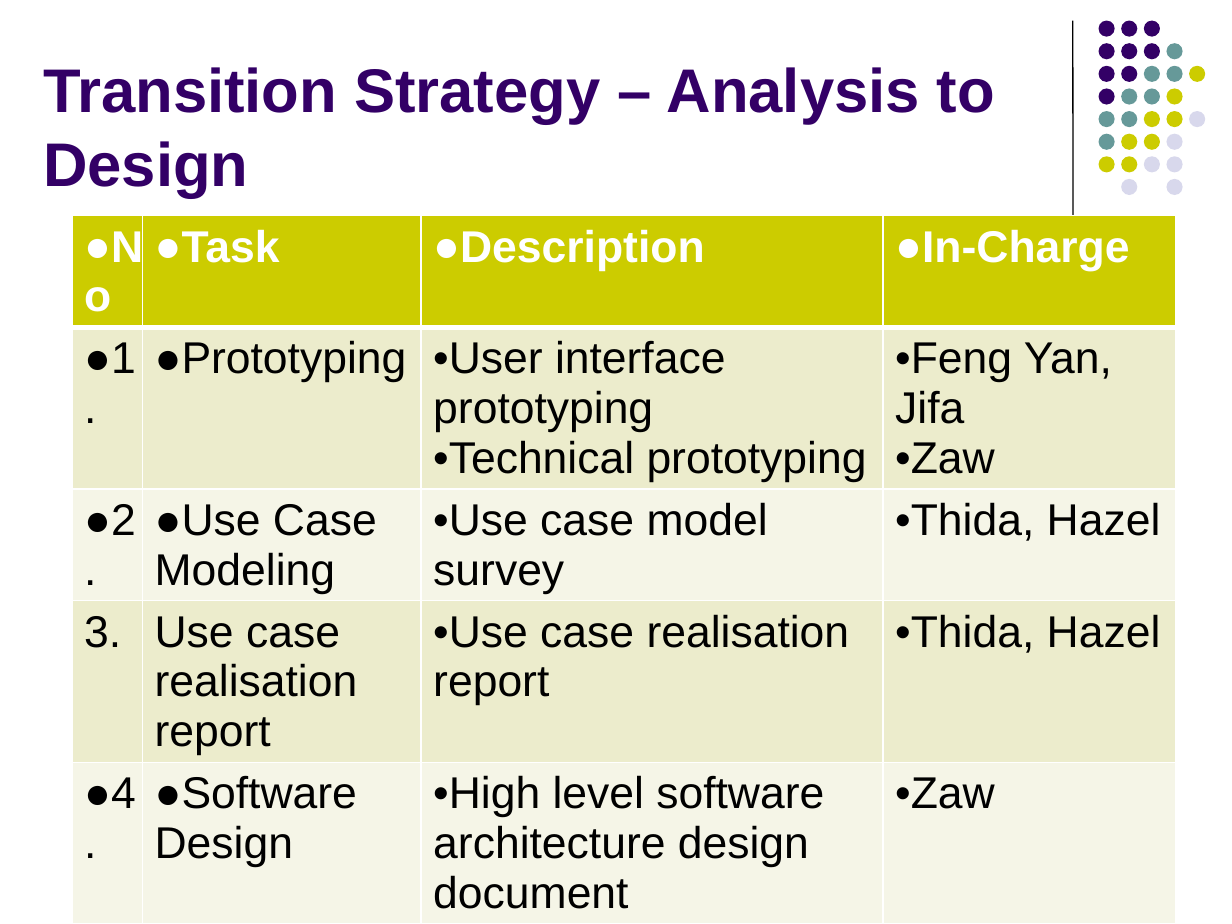
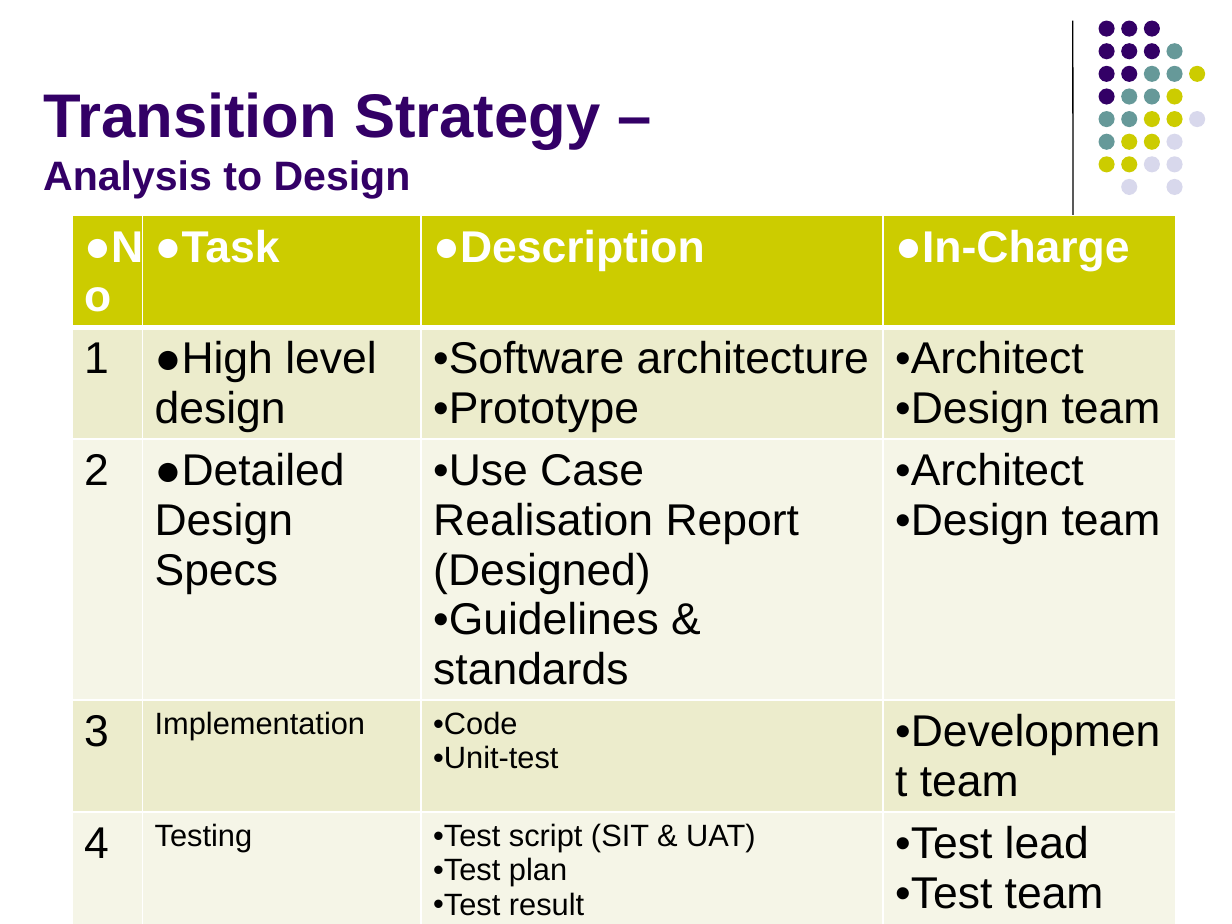
Before and after one commit to imireasa/mtech-se18-t08s, a slide deck: slide 19 of docs/W-9 Working Document/W-9.3 Presentation Slides/Phase 2/vms_presentation_2_v0.1.pptx (slide 22 before the commit). Drawn at 1232x924 pixels with LibreOffice and Linux fonts; fonts in the diff are those of the drawing. Boxes give left, top, right and bottom in pixels: in the first picture for what was removed or moved away, otherwise in the second. Text is boxed around its words. In the diff, an @@ line names an element or a change of style, - is before the commit and + after.

```diff
--- a/docs/W-9 Working Document/W-9.3 Presentation Slides/Phase 2/vms_presentation_2_v0.1.pptx
+++ b/docs/W-9 Working Document/W-9.3 Presentation Slides/Phase 2/vms_presentation_2_v0.1.pptx
@@ title "Transition Strategy – Analysis to ..." at box(43, 92, 600, 199): size 36 to 24 pt in "Analysis to Design" @@
@@ table at box(71, 216, 1175, 920) @@
-row 2: 1. | Prototyping | User interface prototyping / Technical prototyping | Feng Yan, Jifa / Zaw
-row 3: 2. | Use Case Modeling | Use case model survey | Thida, Hazel
-row 4: 3. | Use case realisation report | Use case realisation report | Thida, Hazel
-row 5: 4. | Software Design | High level software architecture design document | Zaw
-row 6: 5. | Transition Strategy from Analysis to Design | Transition Strategy from Analysis to Design | Zaw
-row 7: 6. | Project Management | Transition Strategy from Analysis to Design | Dio
+row 2: 1 | High level design | Software architecture / Prototype | Architect / Design team
+row 3: 2 | Detailed Design Specs | Use Case Realisation Report (Designed) / Guidelines & standards | Architect / Design team
+row 4: 3 | Implementation | Code / Unit-test | Development team
+row 5: 4 | Testing | Test script (SIT & UAT) / Test plan / Test result | Test lead / Test team
+row 6: 5 | Project Management | Development plan / Project reports | Project Manager / QA Manager
```
Also in this commit, not shown: 8 other slides changed, 1 slide added, 8 slides removed, 2 other files.
